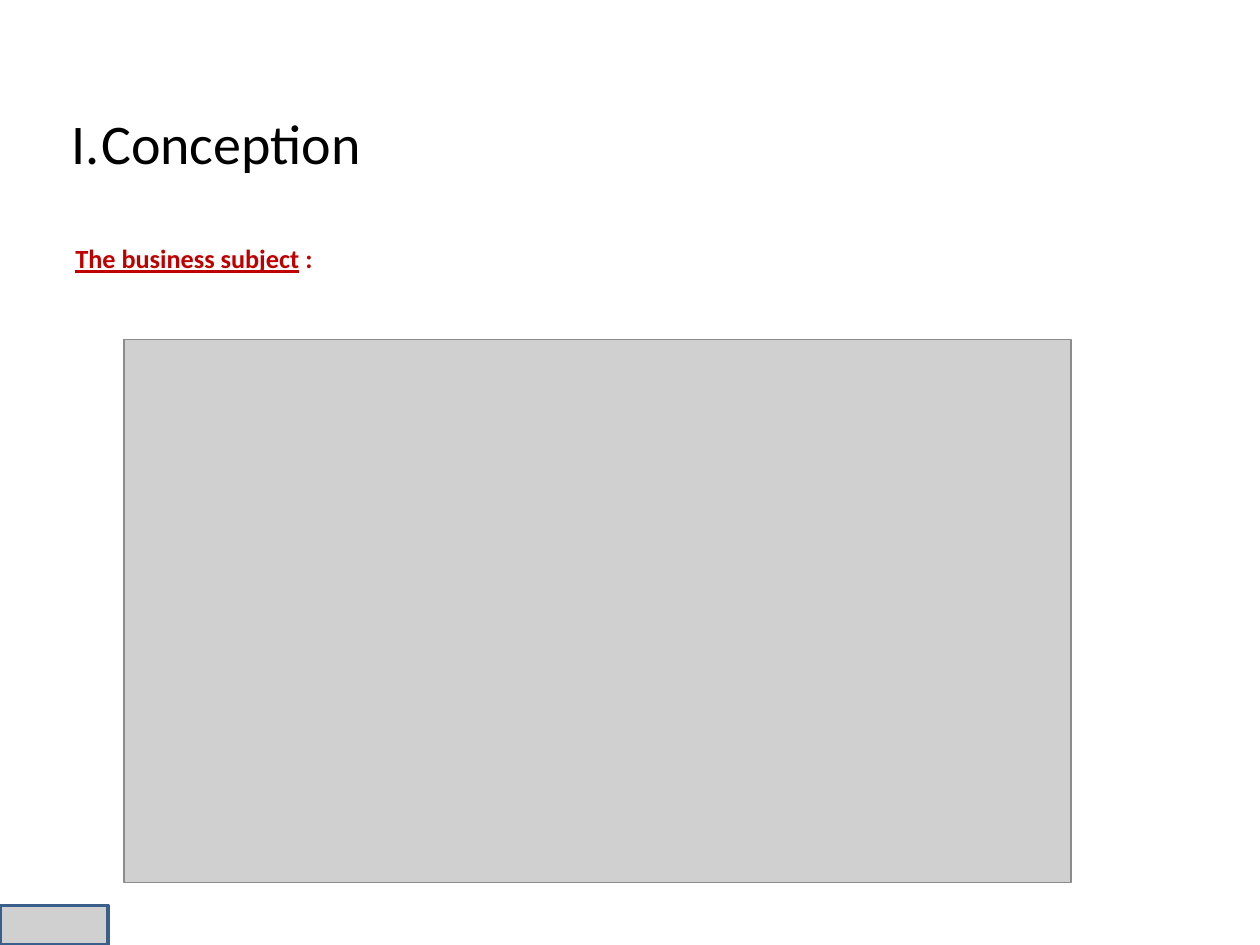
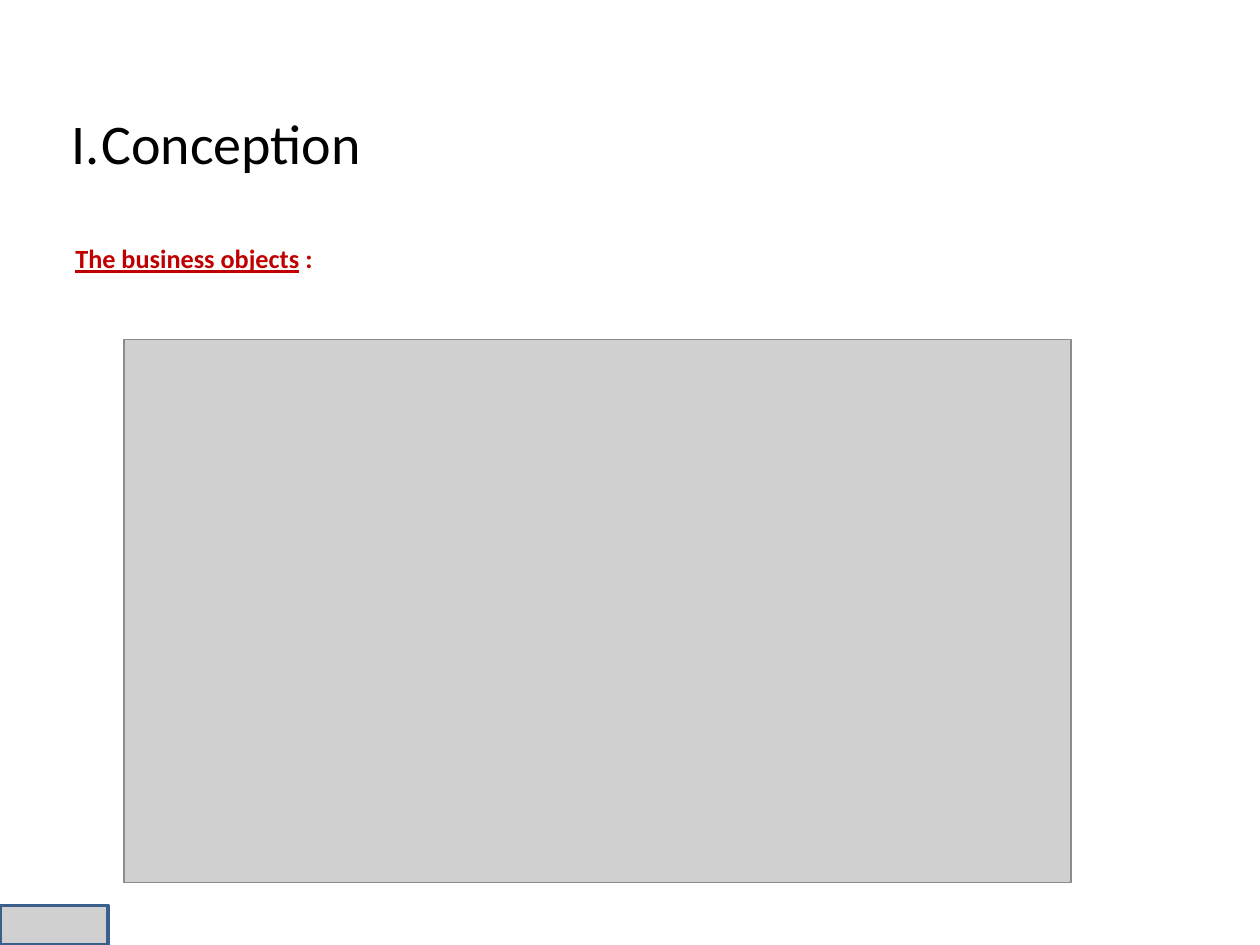
Before and after one commit to niss93/Preplane, a slide deck: slide 6 of Presentation.pptx. Drawn at 1260x945 pixels with LibreOffice and Linux fonts; fonts in the diff are those of the drawing; grey boxes stand for pictures; background and template pictures are left out. Boxes give left, top, right and bottom in pixels: in the first picture for what was removed or moved away, otherwise in the second. Text is boxed around its words. In the diff, an @@ line names an element or a change of style, - is before the commit and + after.

```diff
--- a/Presentation.pptx
+++ b/Presentation.pptx
@@ text at <box>75,249,300,273</box>: text changed @@
-The business subject :
+The business objects :
```
Also in this commit, not shown: 1 other slide changed, 2 other files.
